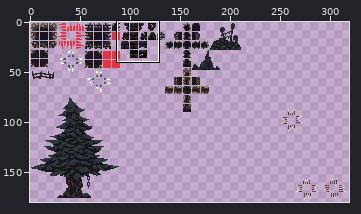
File history of a sprite sheet, Assets/Sprites & Tiles/Sprites/Level1.png. The first picture is a wide view before the edit; the outline marks the close-up.
Close-up. Earlier state:
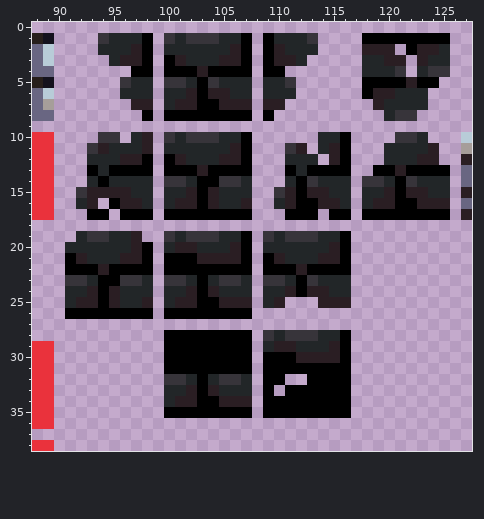
The file is 320x180 pixels. Colours within 5 levels of each other are drawn and written as one. Shown: x 88..127, y 0..38. The wide view leaves out empty margins.
Now the later version:
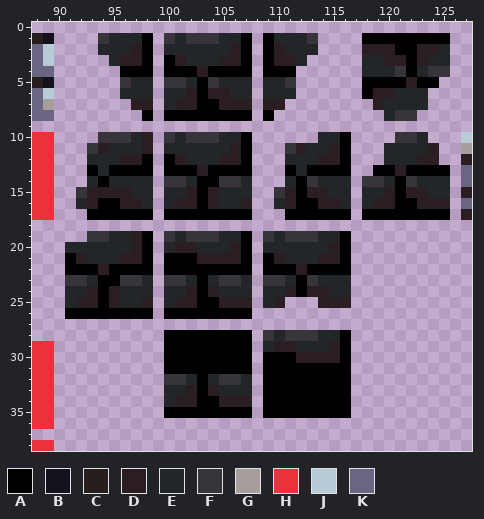
Palette (. is transparent): A #000000  B #14121d  C #271f1b  D #2a1e23  E #222628  F #37343a  G #a69e9a  H #ea323c  J #b8ccd8  K #696682
The exact change:
Colour A is added in row 2 at x 121; in row 3 at x 122; in row 4 at x 96, 111 and 122; in row 16 at x 94; in row 17 at x 95 and 114; in row 19 at x 98.
Colour A is added in row 32 at x 111 to 112; in row 33 at x 110.
Colour D is added in row 12 at x 114.
Colour E is added in row 11 at x 113.
Colour F is added in row 10 at x 96.
The author cleared colour E in row 19 at x 92.
